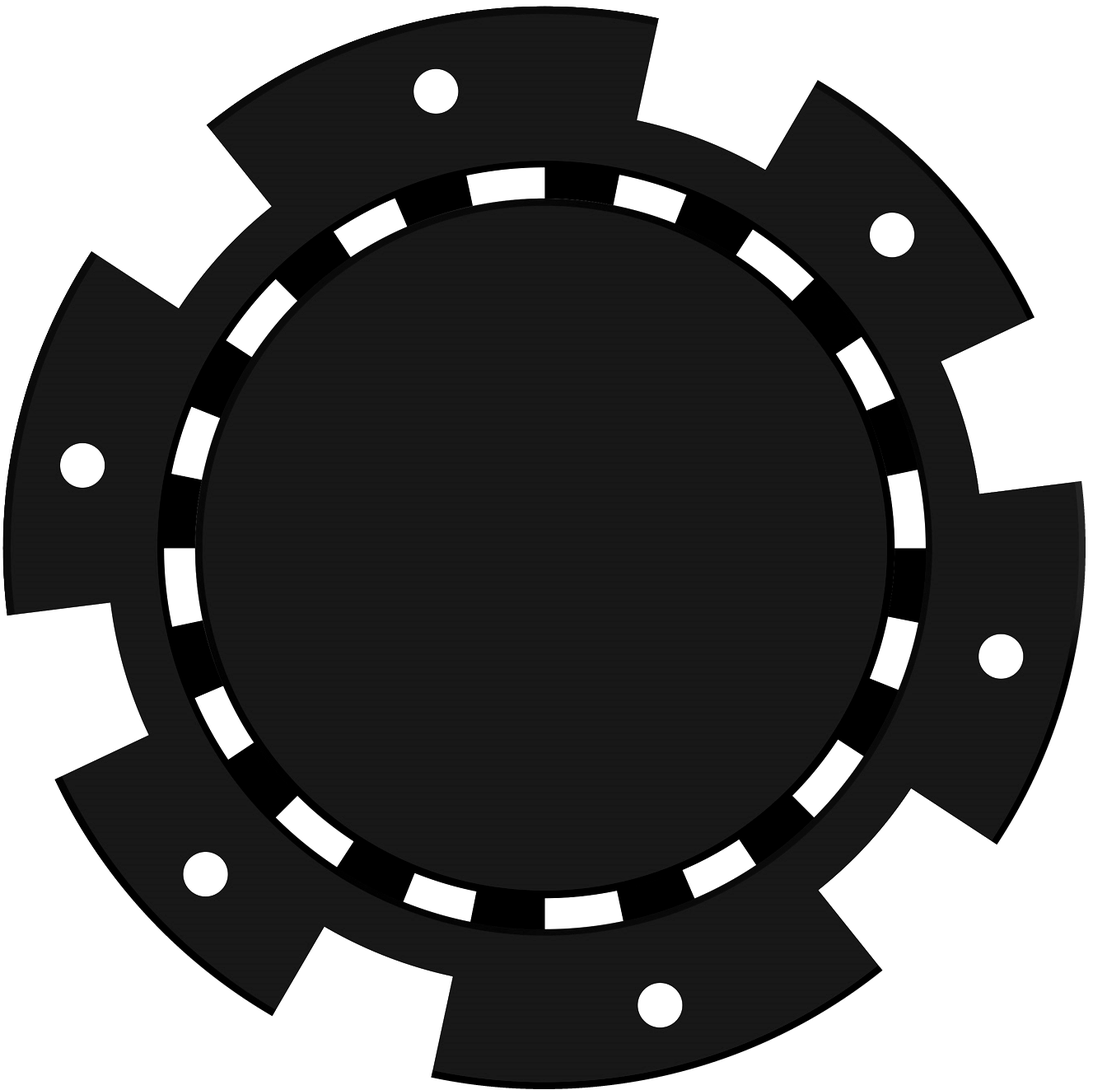
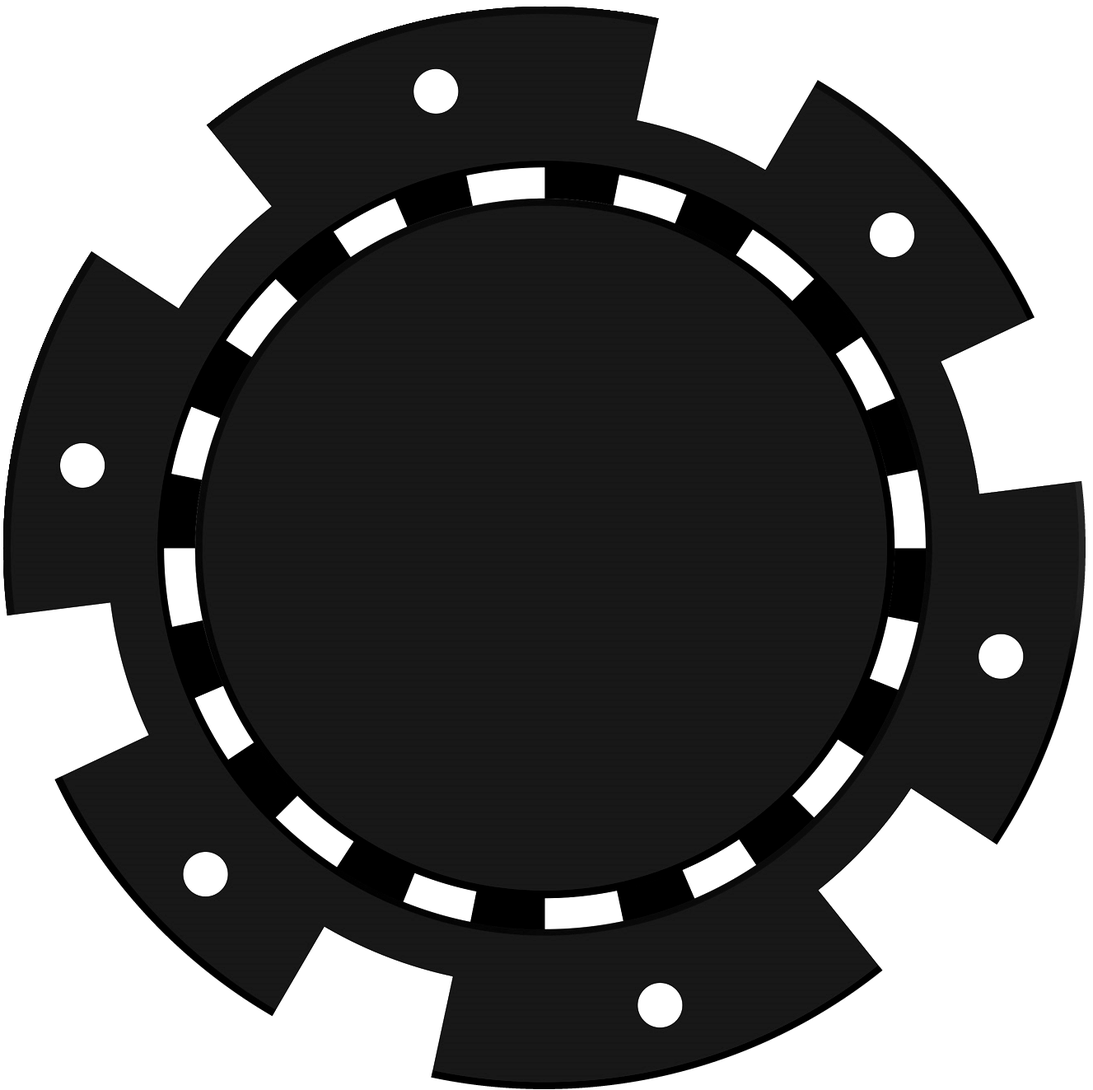
Layer changes from the first 1093 × 1090 image to the second:
painted on "chip_greyed.bmp" over [2, 5, 636, 575]
